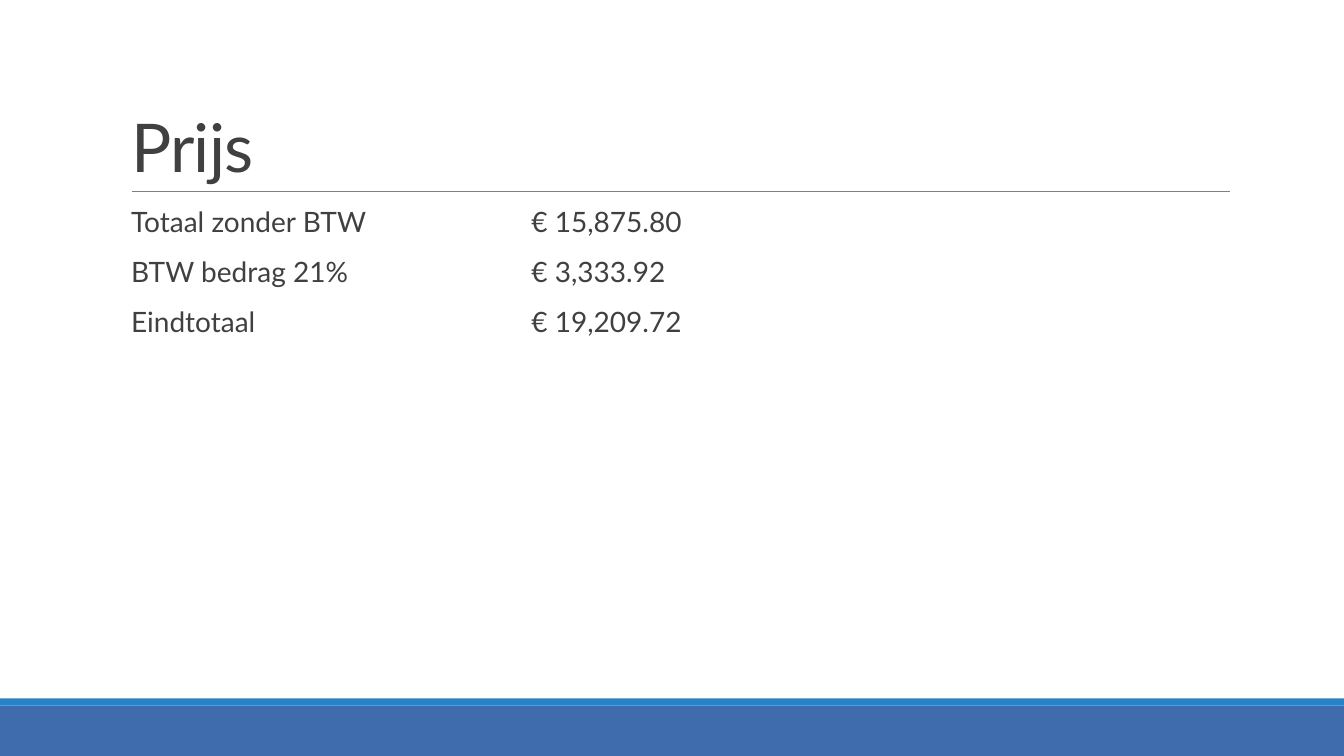
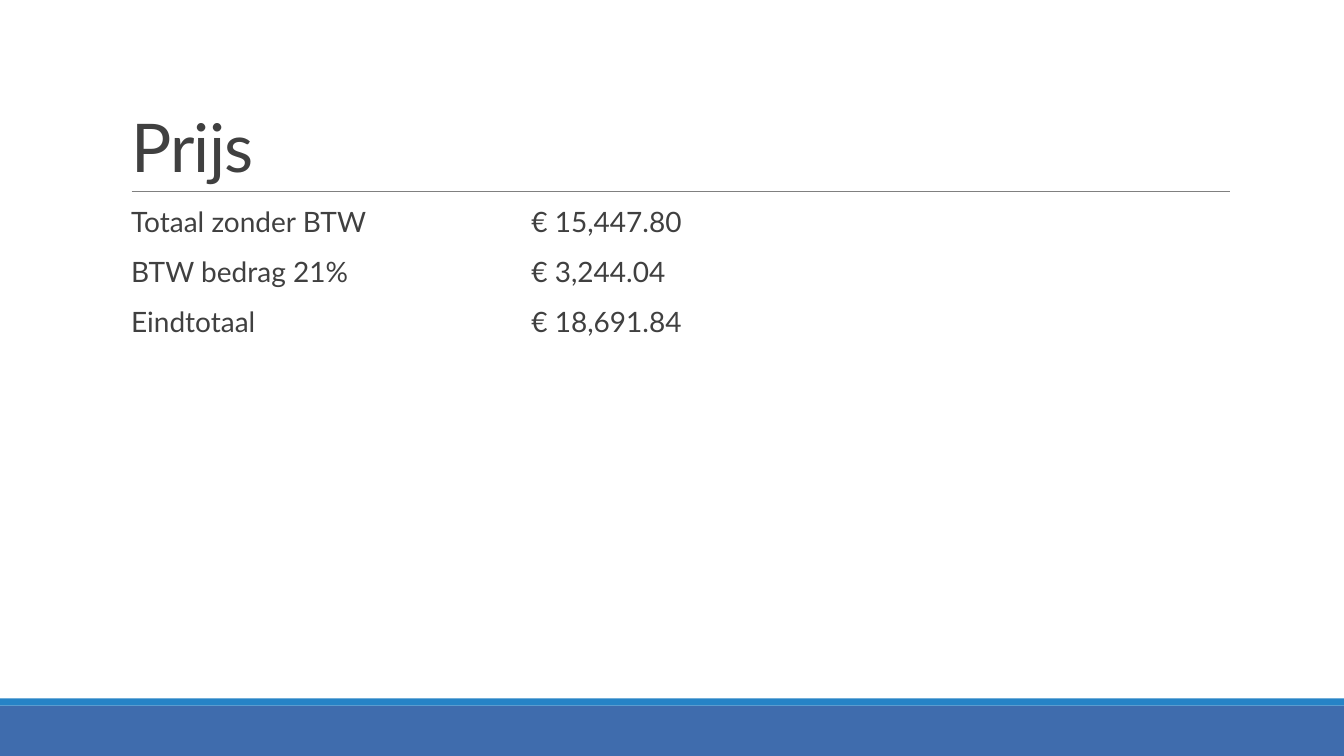
Before and after one commit to JensVL/projecten2, a slide deck: slide 33 of opdracht03/G40/Voorstelling G40.pptx. Drawn at 1344x756 pixels with LibreOffice and Linux fonts; fonts in the diff are those of the drawing. Boxes give left, top, right and bottom in pixels: in the first picture for what was removed or moved away, otherwise in the second. Text is boxed around its words. In the diff, an @@ line names an element or a change of style, - is before the commit and + after.

```diff
--- a/opdracht03/G40/Voorstelling G40.pptx
+++ b/opdracht03/G40/Voorstelling G40.pptx
@@ text at box(131, 211, 682, 336): text changed @@
-  Totaal zonder BTW € 15,875.80
-  BTW bedrag 21% € 3,333.92
-  Eindtotaal € 19,209.72
+  Totaal zonder BTW € 15,447.80
+  BTW bedrag 21% € 3,244.04
+  Eindtotaal € 18,691.84
```
Also in this commit, not shown: 1 other slide changed, 6 other files.
